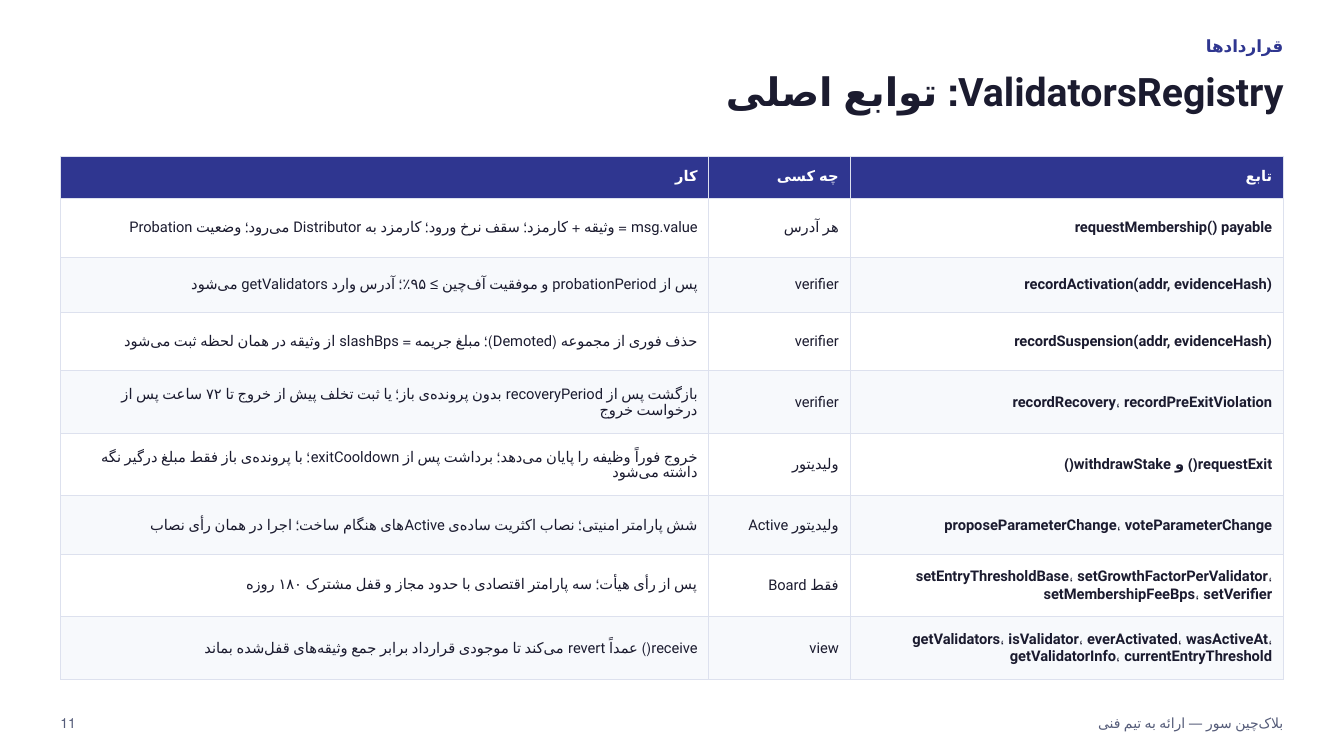
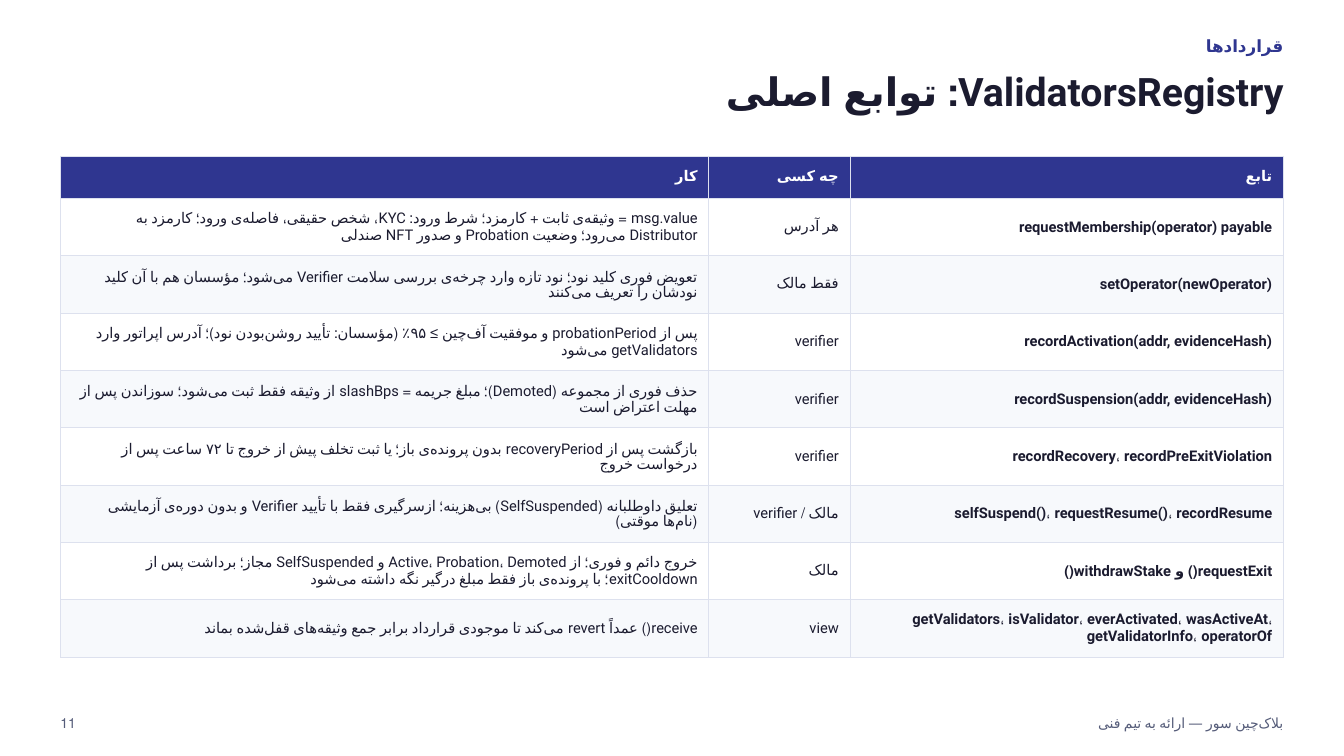
Before and after one commit to Sur-network/sur-new, a slide deck: slide 11 of presentations/Sur - Technical Team Presentation.pptx. Drawn at 1344x756 pixels with LibreOffice and Linux fonts; fonts in the diff are those of the drawing. Boxes give left, top, right and bottom in pixels: in the first picture for what was removed or moved away, otherwise in the second. Text is boxed around its words. In the diff, an @@ line names an element or a change of style, - is before the commit and + after.

```diff
--- a/presentations/Sur - Technical Team Presentation.pptx
+++ b/presentations/Sur - Technical Team Presentation.pptx
@@ table at [60, 156, 1284, 657] @@
-row 2: msg.value = وثیقه + کارمزد؛ سقف نرخ ورود؛ کارمزد به Distributor می‌رود؛ وضعیت Probation | هر آدرس | requestMembership() payable
-row 3: پس از probationPeriod و موفقیت آف‌چین ≥ ۹۵٪؛ آدرس وارد getValidators می‌شود | verifier | recordActivation(addr, evidenceHash)
-row 4: حذف فوری از مجموعه (Demoted)؛ مبلغ جریمه = slashBps از وثیقه در همان لحظه ثبت می‌شود | verifier | recordSuspension(addr, evidenceHash)
+row 2: msg.value = وثیقه‌ی ثابت + کارمزد؛ شرط ورود: KYC، شخص حقیقی، فاصله‌ی ورود؛ کارمزد به Distributor می‌رود؛ وضعیت Probation و صدور NFT صندلی | هر آدرس | requestMembership(operator) payable
+row 3: تعویض فوری کلید نود؛ نود تازه وارد چرخه‌ی بررسی سلامت Verifier می‌شود؛ مؤسسان هم با آن کلید نودشان را تعریف می‌کنند | فقط مالک | setOperator(newOperator)
+row 4: پس از probationPeriod و موفقیت آف‌چین ≥ ۹۵٪ (مؤسسان: تأیید روشن‌بودن نود)؛ آدرس اپراتور وارد getValidators می‌شود | verifier | recordActivation(addr, evidenceHash)
+row 5: حذف فوری از مجموعه (Demoted)؛ مبلغ جریمه = slashBps از وثیقه فقط ثبت می‌شود؛ سوزاندن پس از مهلت اعتراض است | verifier | recordSuspension(addr, evidenceHash)
-row 6: خروج فوراً وظیفه را پایان می‌دهد؛ برداشت پس از exitCooldown؛ با پرونده‌ی باز فقط مبلغ درگیر نگه داشته می‌شود | ولیدیتور | requestExit() و withdrawStake()
-row 7: شش پارامتر امنیتی؛ نصاب اکثریت ساده‌ی Activeهای هنگام ساخت؛ اجرا در همان رأی نصاب | ولیدیتور Active | proposeParameterChange، voteParameterChange
-row 8: پس از رأی هیأت؛ سه پارامتر اقتصادی با حدود مجاز و قفل مشترک ۱۸۰ روزه | فقط Board | setEntryThresholdBase، setGrowthFactorPerValidator، setMembershipFeeBps، setVerifier
-row 9: receive() عمداً revert می‌کند تا موجودی قرارداد برابر جمع وثیقه‌های قفل‌شده بماند | view | getValidators، isValidator، everActivated، wasActiveAt، getValidatorInfo، currentEntryThreshold
+row 7: تعلیق داوطلبانه (SelfSuspended) بی‌هزینه؛ ازسرگیری فقط با تأیید Verifier و بدون دوره‌ی آزمایشی (نام‌ها موقتی) | مالک / verifier | selfSuspend()، requestResume()، recordResume
+row 8: خروج دائم و فوری؛ از Active، Probation، Demoted و SelfSuspended مجاز؛ برداشت پس از exitCooldown؛ با پرونده‌ی باز فقط مبلغ درگیر نگه داشته می‌شود | مالک | requestExit() و withdrawStake()
+row 9: receive() عمداً revert می‌کند تا موجودی قرارداد برابر جمع وثیقه‌های قفل‌شده بماند | view | getValidators، isValidator، everActivated، wasActiveAt، getValidatorInfo، operatorOf
```
Also in this commit, not shown: 43 other slides changed, 5 slides added, 1 other file.
